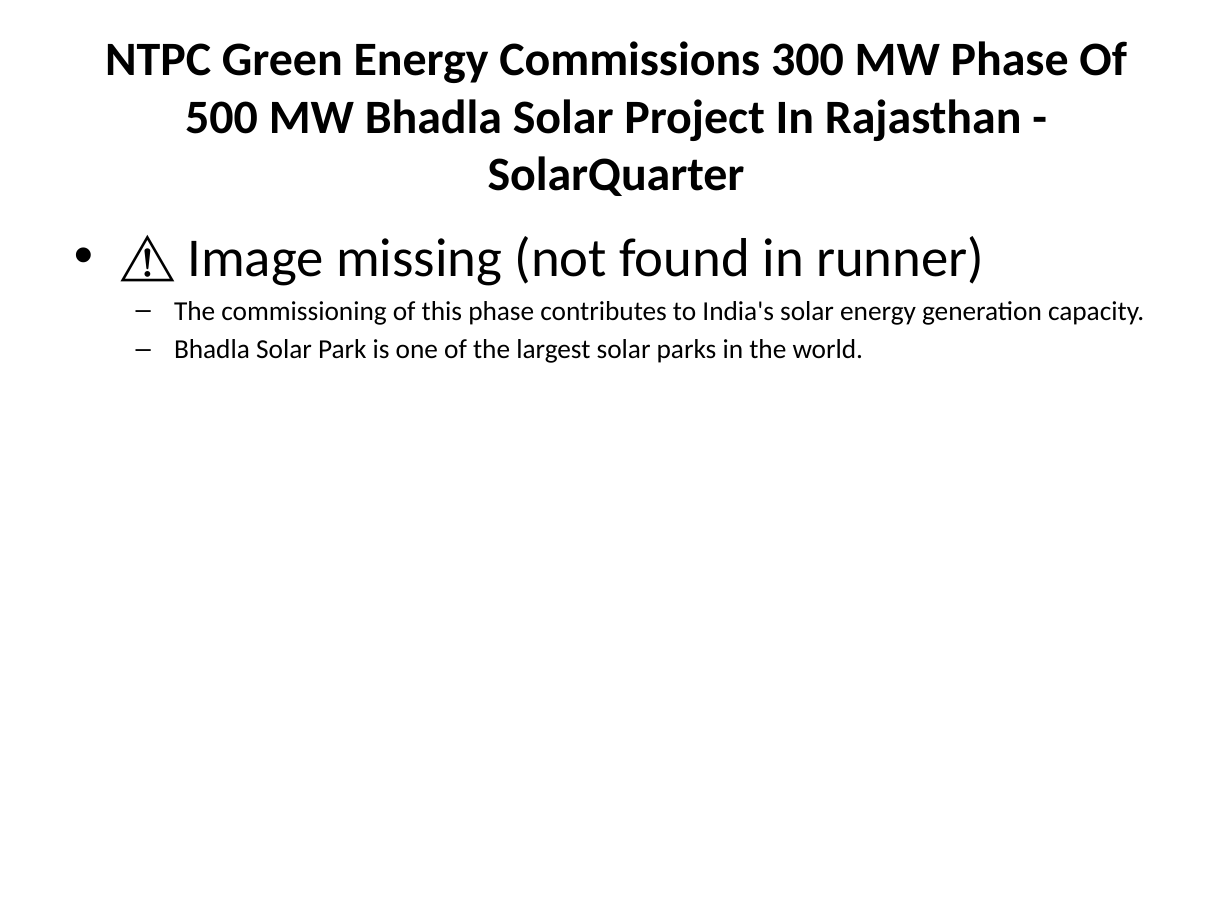
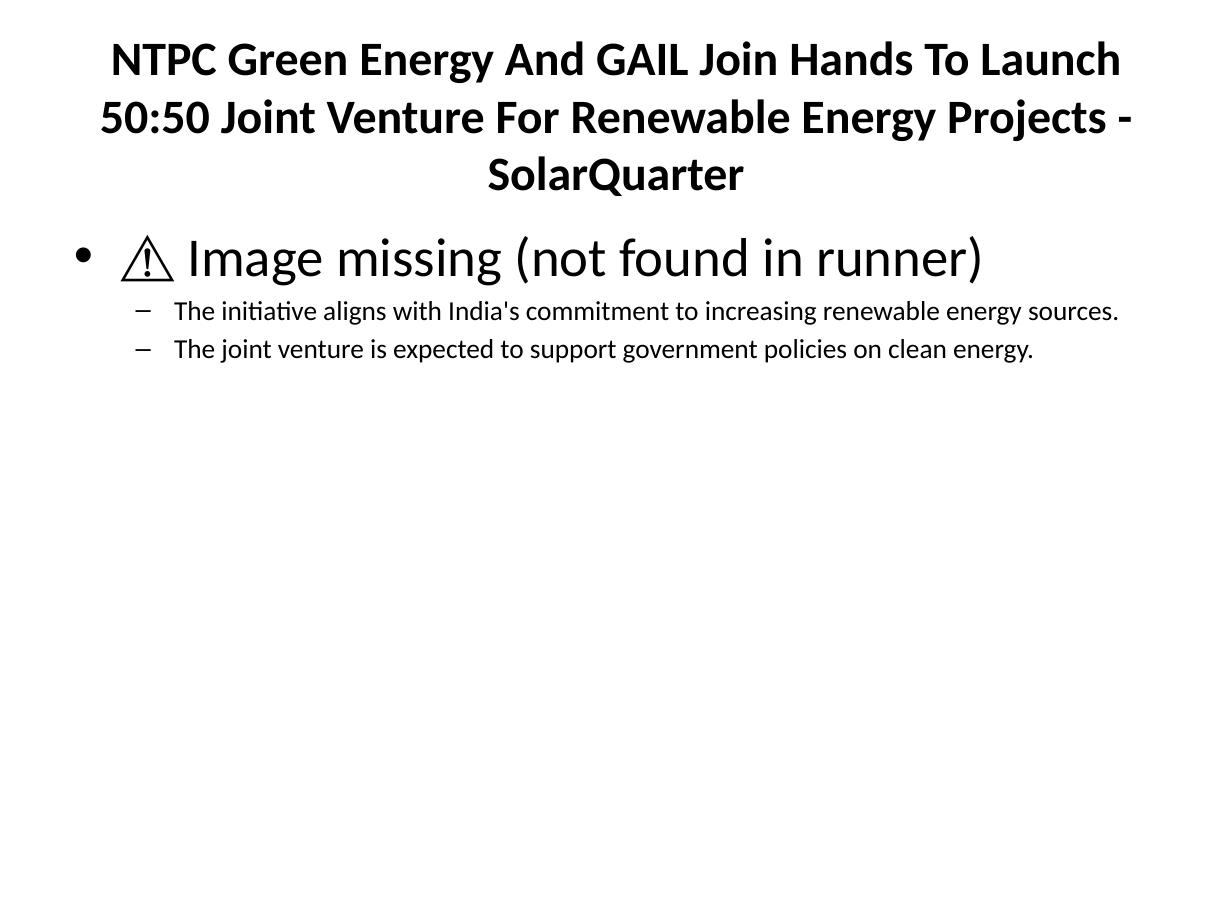
Before and after one commit to gauravsiemens1988/Linkedin-AI-Agent_Personal, a slide deck: slide 4 of drafts/linkedin_carousel.pptx. Drawn at 1232x924 pixels with LibreOffice and Linux fonts; fonts in the diff are those of the drawing. Boxes give left, top, right and bottom in pixels: in the first picture for what was removed or moved away, otherwise in the second. Text is boxed around its words. In the diff, an @@ line names an element or a change of style, - is before the commit and + after.

```diff
--- a/drafts/linkedin_carousel.pptx
+++ b/drafts/linkedin_carousel.pptx
@@ title at (100, 41, 1121, 196): text changed @@
-NTPC Green Energy Commissions 300 MW Phase Of 500 MW Bhadla Solar Project In Rajasthan - SolarQuarter
+NTPC Green Energy And GAIL Join Hands To Launch 50:50 Joint Venture For Renewable Energy Projects - SolarQuarter
@@ text at (174, 301, 1119, 363): text changed @@
-  – The commissioning of this phase contributes to India's solar energy generation capacity.
-  – Bhadla Solar Park is one of the largest solar parks in the world.
+  – The initiative aligns with India's commitment to increasing renewable energy sources.
+  – The joint venture is expected to support government policies on clean energy.
```
Also in this commit, not shown: 5 other slides changed, 1 other file.
